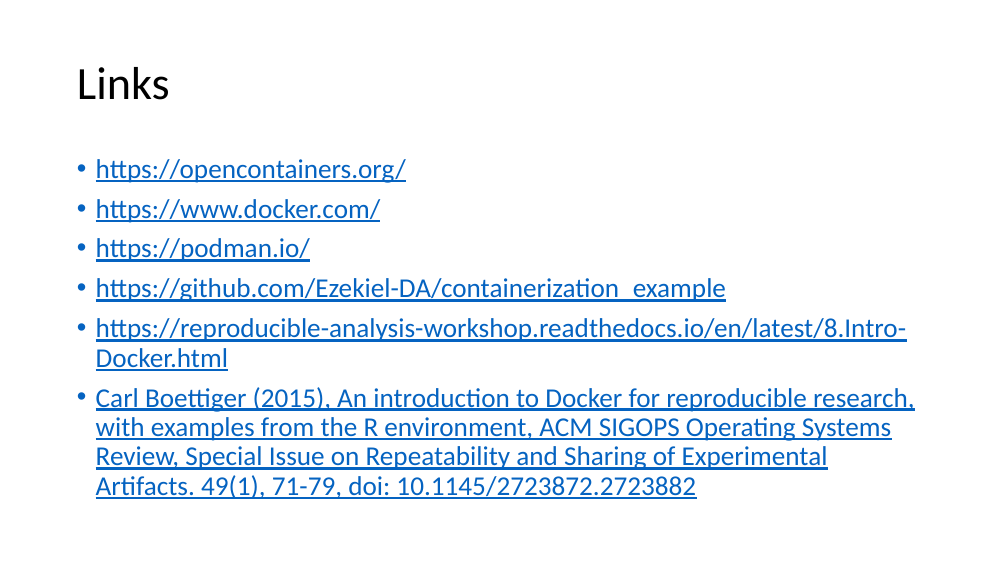
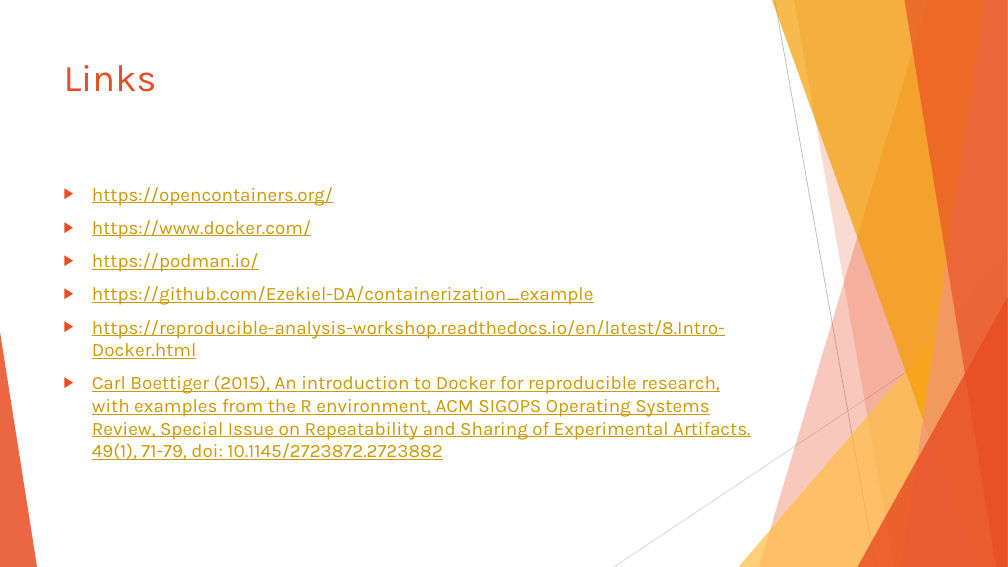
Before and after one commit to Ezekiel-DA/containerization_example, a slide deck: slide 18 of Containerization as an Open Science tool.pptx. Drawn at 1008x567 pixels with LibreOffice and Linux fonts; fonts in the diff are those of the drawing. Boxes give left, top, right and bottom in pixels: in the first picture for what was removed or moved away, otherwise in the second. Text is boxed around its words. In the diff, an @@ line names an element or a change of style, - is before the commit and + after.

```diff
--- a/Containerization as an Open Science tool.pptx
+++ b/Containerization as an Open Science tool.pptx
@@ title "Links": place and size @@
-title "Links" at (77,67,170,100)
+title "Links" at (64,65,157,92)
@@ title "Links" at (64,65,157,92): size 44 to 36 pt, font Calibri to Karla, text colour #000000 to #E84C22; line spacing 0.9 to 1; vertical alignment middle to top @@
@@ text "https://opencontainers.org/": place and size @@
-text "https://opencontainers.org/" at (96,159,914,499)
+text "https://opencontainers.org/" at (92,187,750,460)
@@ text "https://opencontainers.org/" at (92,187,750,460): size 25.9 to 18 pt, font Calibri to Karla, text colour #0563C1 to #CC9900; bullet • to ▶; line spacing 0.9 to 1 @@
@@ group added at (0,0,1008,567): 5 freeform shapes, 3 triangles, 2 lines @@
```
Also in this commit, not shown: 14 other slides changed, 3 slides added, 3 slides removed.
